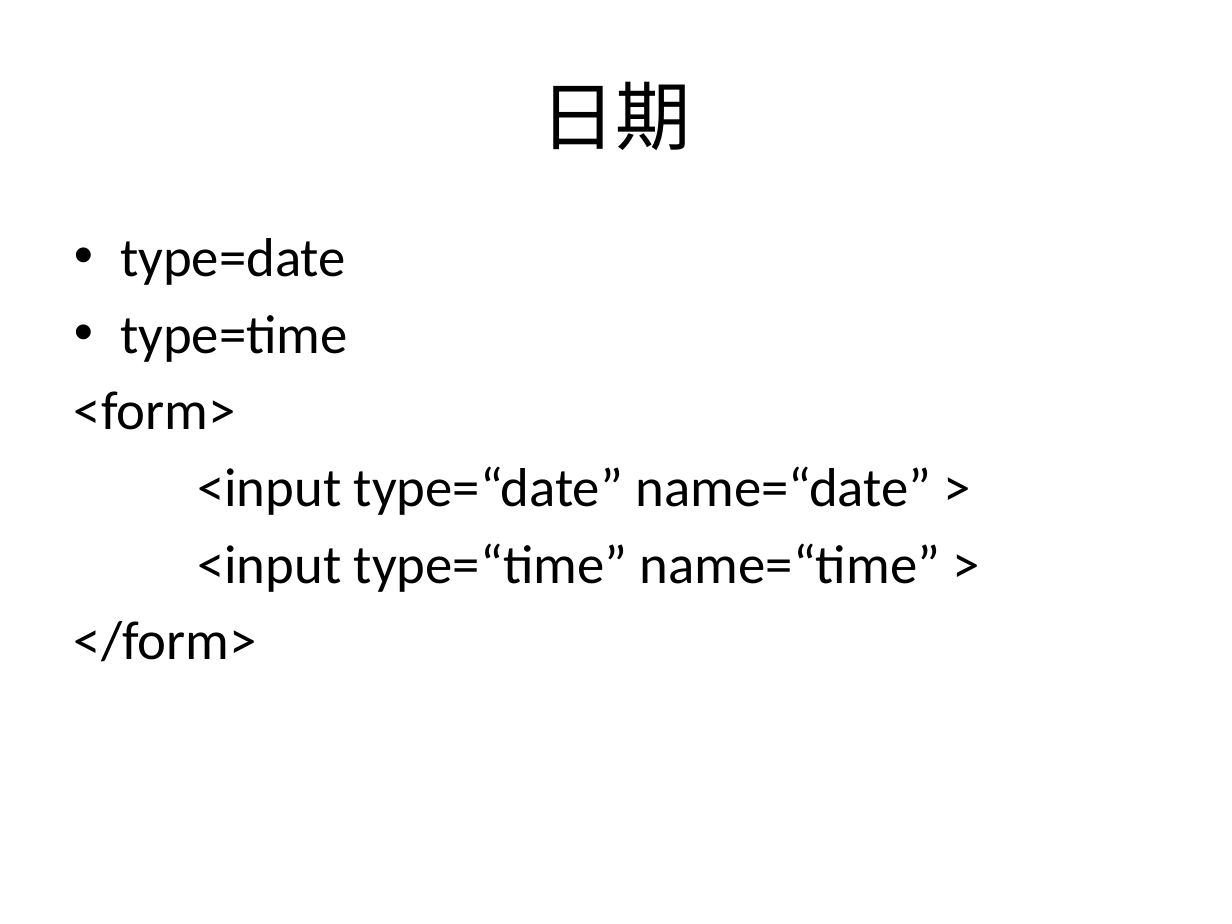
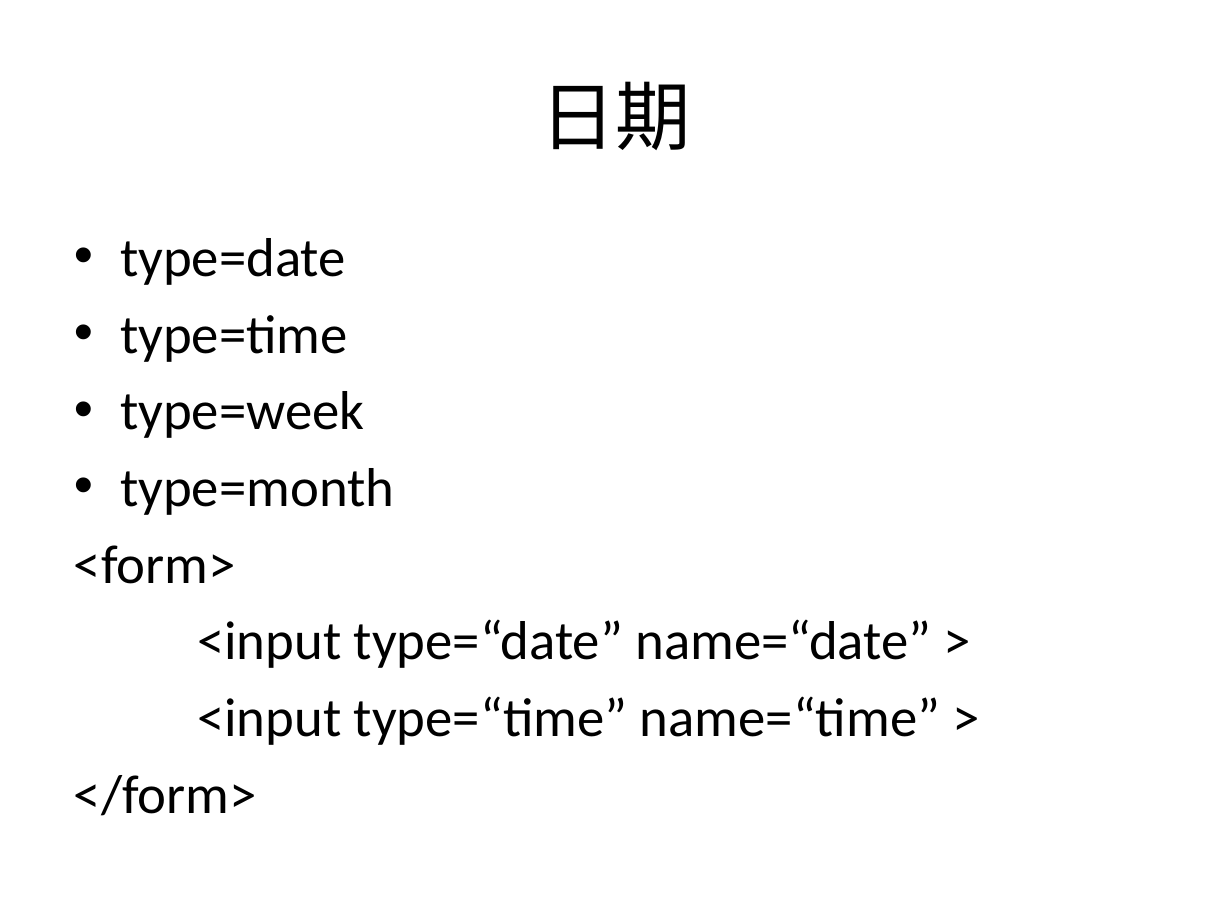
Before and after one commit to sans123wx/class, a slide deck: slide 14 of 网页设计与制作/课件/3/表单.pptx. Drawn at 1232x924 pixels with LibreOffice and Linux fonts; fonts in the diff are those of the drawing. Boxes give left, top, right and bottom in pixels: in the first picture for what was removed or moved away, otherwise in the second. Text is boxed around its words. In the diff, an @@ line names an element or a change of style, - is before the commit and + after.

```diff
--- a/网页设计与制作/课件/3/表单.pptx
+++ b/网页设计与制作/课件/3/表单.pptx
@@ text at [120,391,394,515]: paragraphs added @@
+• type=week
+• type=month
```
Also in this commit, not shown: 3 other slides changed, 6 other files.
